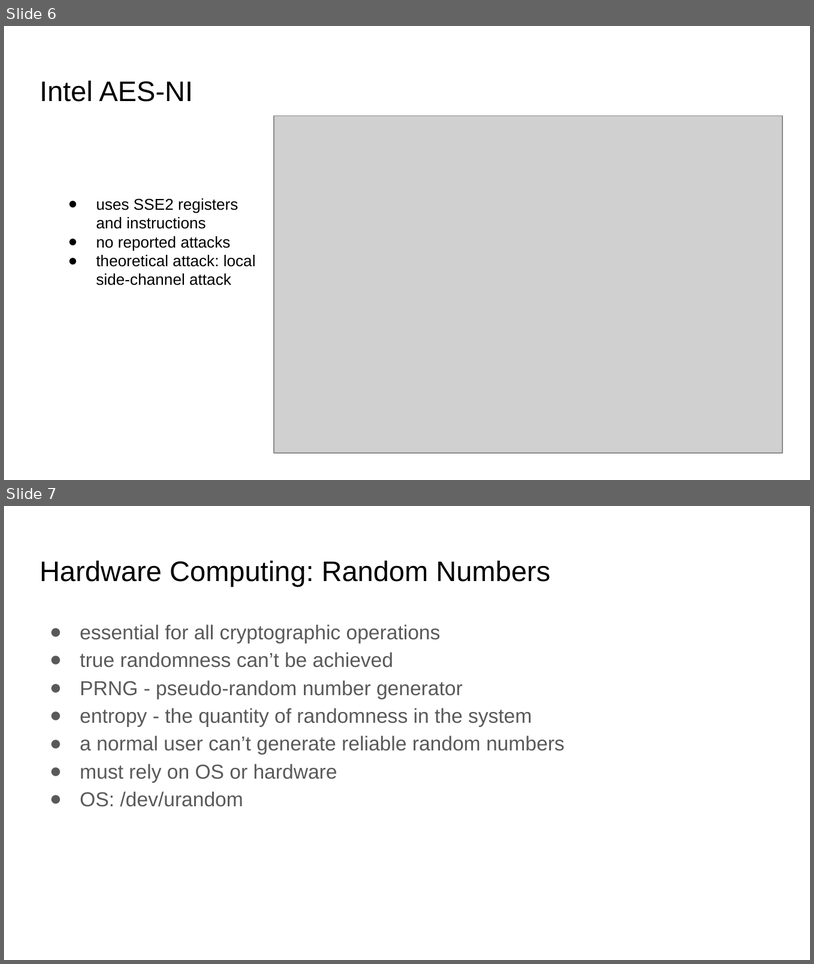
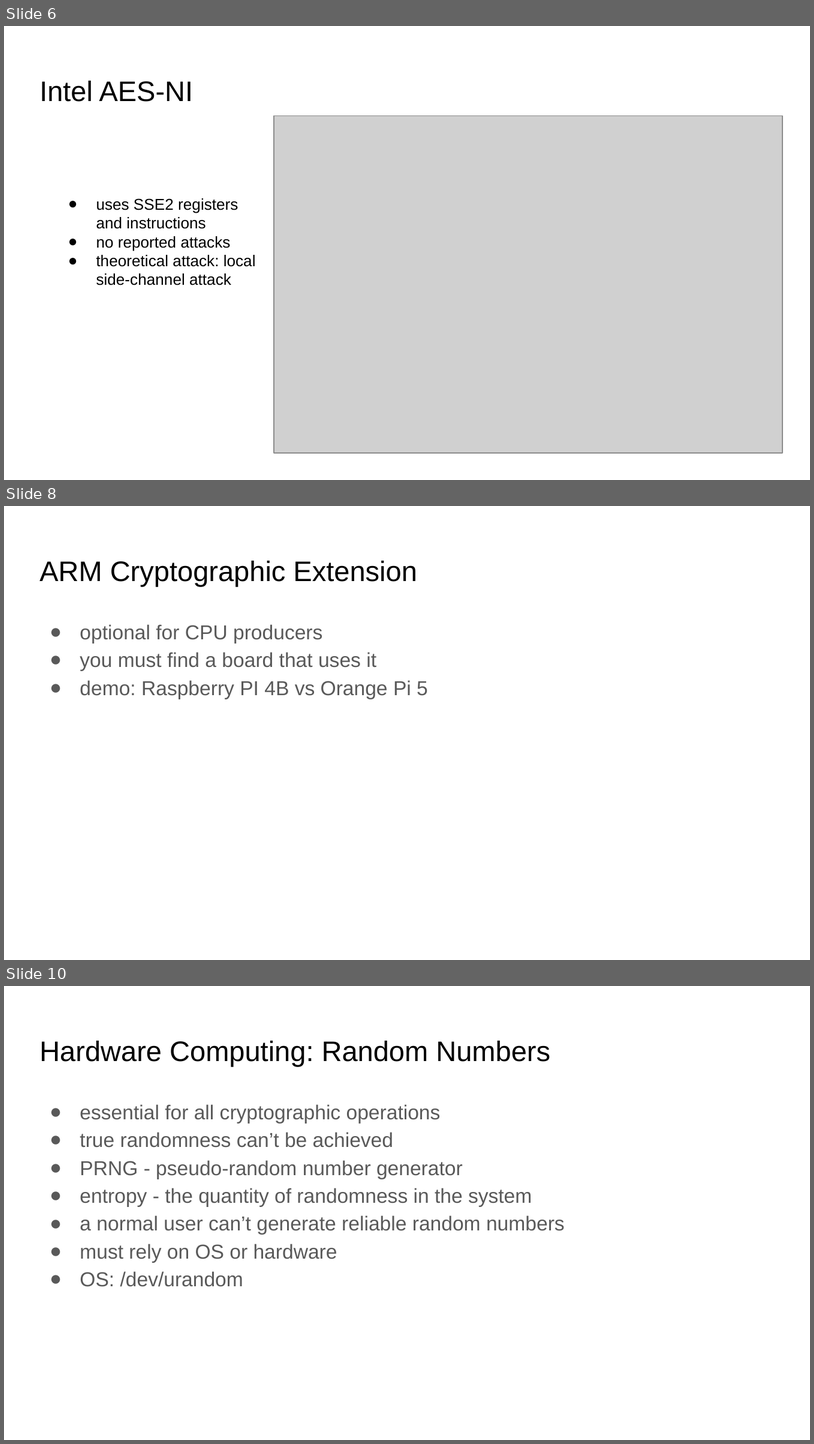
Before and after one commit to security-summer-school/hardware-sec, a slide deck: hardware-computing/slides/Hardware Security.pptx. Shown one above the other, each under a label of ours: slides 6 and 7 before the commit, slides 6, 8 and 10 after it; the slides between them are not shown. The pictures are 814x964 and 814x1444 pixels, drawn with LibreOffice and Linux fonts; fonts in the diff are those of the drawing; grey boxes stand for pictures. Boxes give left, top, right and bottom in pixels: in the first picture for what was removed or moved away, otherwise in the second. Text is boxed around its words. In the diff, an @@ line names an element or a change of style, - is before the commit and + after.

```diff
--- a/hardware-computing/slides/Hardware Security.pptx
+++ b/hardware-computing/slides/Hardware Security.pptx
@@ slide 8 added at box(4, 506, 810, 960), background #FFFFFF @@
@@ title added at box(39, 561, 417, 586), 25.2 pt, text #000000 @@
+ARM Cryptographic Extension
@@ text added at box(80, 624, 428, 699), 18 pt, text #595959 @@
+● optional for CPU producers
+● you must find a board that uses it
+● demo: Raspberry PI 4B vs Orange Pi 5
@@ what was slide 7 is now slide 10 @@
```
Also in this commit, not shown: 6 slides changed, 2 other slides added, 17 other files.
